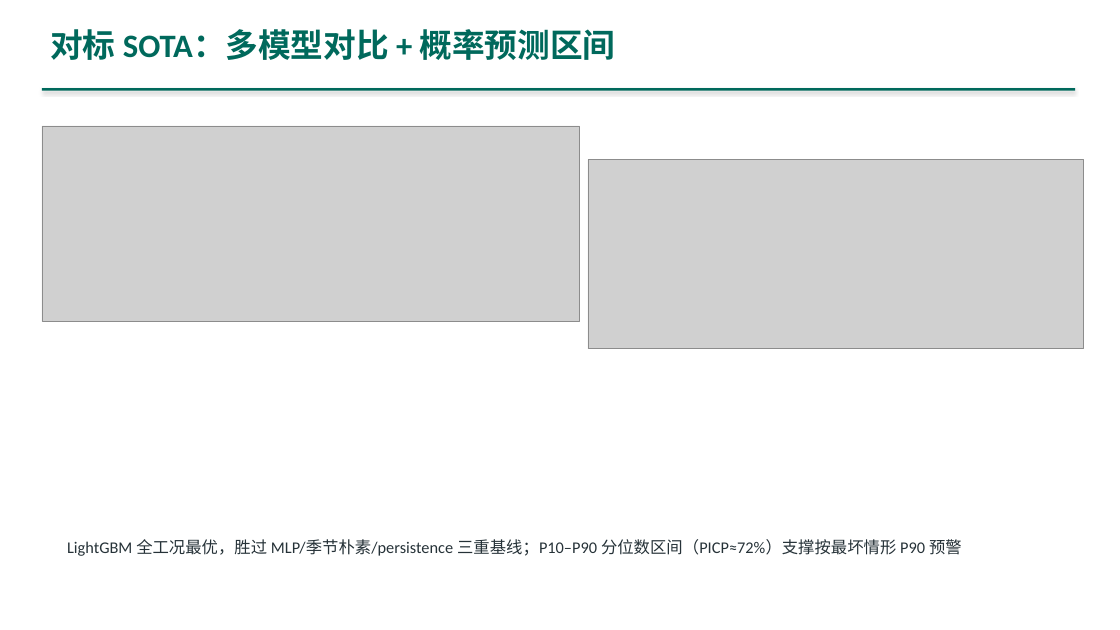
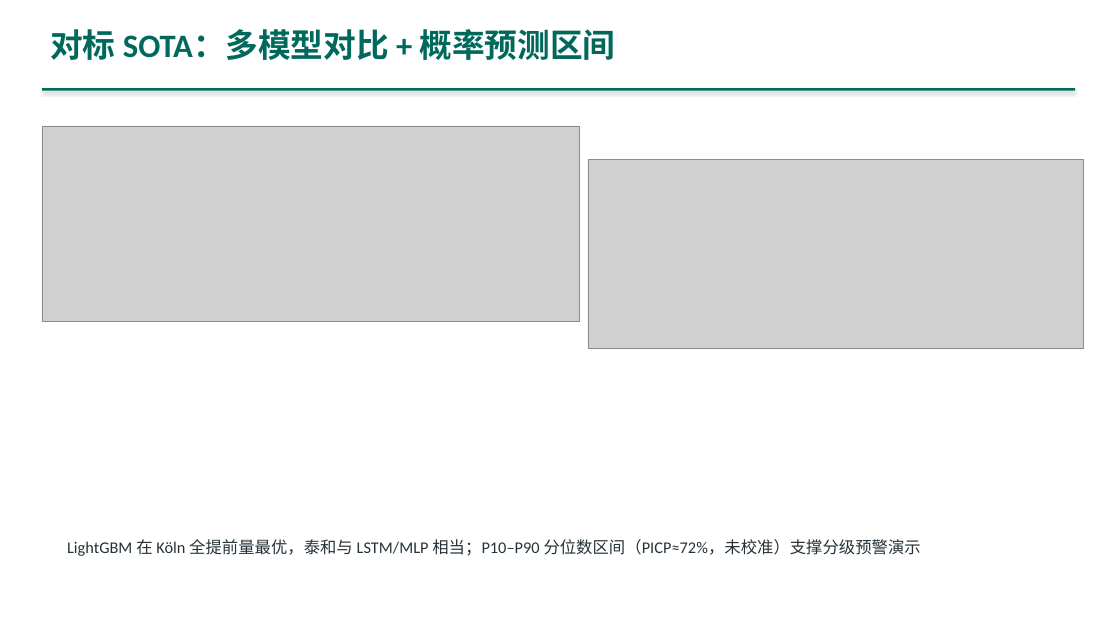
Before and after one commit to dao-genesis/meec8-topic7-showcase, a slide deck: slide 14 of downloads/演示PPT_主题七.pptx. Drawn at 1120x630 pixels with LibreOffice and Linux fonts; fonts in the diff are those of the drawing; grey boxes stand for pictures. Boxes give left, top, right and bottom in pixels: in the first picture for what was removed or moved away, otherwise in the second. Text is boxed around its words. In the diff, an @@ line names an element or a change of style, - is before the commit and + after.

```diff
--- a/downloads/演示PPT_主题七.pptx
+++ b/downloads/演示PPT_主题七.pptx
@@ text at <box>67,539,921,556</box>: text changed @@
-LightGBM 全工况最优，胜过 MLP/季节朴素/persistence 三重基线；P10–P90 分位数区间（PICP≈72%）支撑按最坏情形 P90 预警
+LightGBM 在 Köln 全提前量最优，泰和与 LSTM/MLP 相当；P10–P90 分位数区间（PICP≈72%，未校准）支撑分级预警演示
```
Also in this commit, not shown: 14 other slides changed, 2 slides added, 47 other files.
